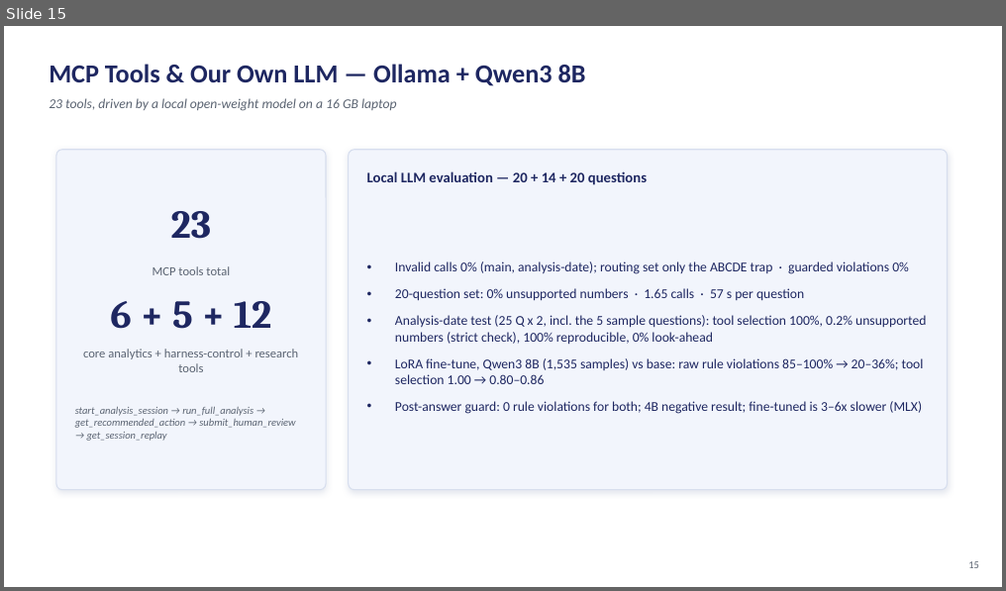
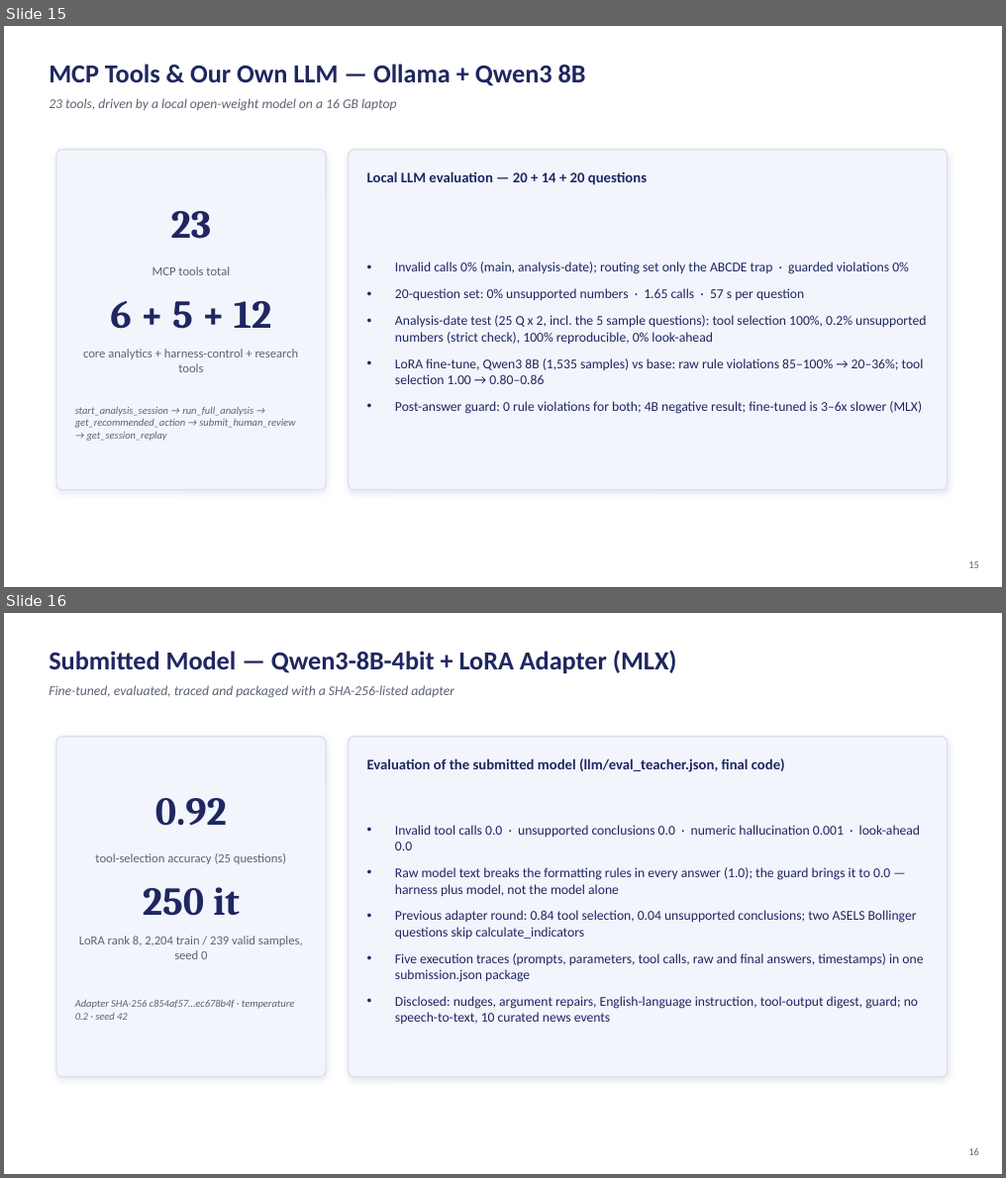
Before and after one commit to altugikiz/bist100-mcp-trader, a slide deck: docs/presentation/BIST100_Harness_Presentation.pptx. Shown one above the other, each under a label of ours: slide 15 before the commit, slides 15 and 16 after it. The pictures are 1006x591 and 1006x1178 pixels, drawn with LibreOffice and Linux fonts; fonts in the diff are those of the drawing. Boxes give left, top, right and bottom in pixels: in the first picture for what was removed or moved away, otherwise in the second. Text is boxed around its words. In the diff, an @@ line names an element or a change of style, - is before the commit and + after.

Commit message:
Submit v2 model: Qwen3-8B-4bit LoRA adapter, execution traces, RAG file, submission builder, updated report and slides

```diff
--- a/docs/presentation/BIST100_Harness_Presentation.pptx
+++ b/docs/presentation/BIST100_Harness_Presentation.pptx
@@ slide 16 added at <box>4,613,1002,1174</box>, background #FFFFFF @@
@@ text added at <box>49,650,677,673</box>, 25 pt, text #1E2761, bold @@
+Submitted Model — Qwen3-8B-4bit + LoRA Adapter (MLX)
@@ text added at <box>49,685,454,698</box>, 13 pt, text #5B6472, italic @@
+Fine-tuned, evaluated, traced and packaged with a SHA-256-listed adapter
@@ rounded rectangle added at <box>56,737,326,1077</box>, fill #F2F5FC, outline #D7DEEE 1 pt @@
@@ rounded rectangle added at <box>349,737,947,1077</box>, fill #F2F5FC, outline #D7DEEE 1 pt @@
@@ text added at <box>367,759,785,772</box>, 14 pt, text #1E2761, bold @@
+Evaluation of the submitted model (llm/eval_teacher.json, final code)
@@ text added at <box>155,798,227,826</box>, 38 pt, text #1E2761, bold @@
+0.92
@@ text added at <box>395,825,923,1024</box>, 13 pt, text #1E2761 @@
+• Invalid tool calls 0.0 · unsupported conclusions 0.0 · numeric hallucination 0.001 · look-ahead 0.0
+• Raw model text breaks the formatting rules in every answer (1.0); the guard brings it to 0.0 — harness plus model, not the model alone
+• Previous adapter round: 0.84 tool selection, 0.04 unsupported conclusions; two ASELS Bollinger questions skip calculate_indicators
+• Five execution traces (prompts, parameters, tool calls, raw and final answers, timestamps) in one submission.json package
+• Disclosed: nudges, argument repairs, English-language instruction, tool-output digest, guard; no speech-to-text, 10 curated news events
@@ text added at <box>95,854,286,864</box>, 12 pt, text #5B6472 @@
+tool-selection accuracy (25 questions)
@@ text added at <box>143,887,240,916</box>, 38 pt, text #1E2761, bold @@
+250 it
@@ text added at <box>79,936,303,959</box>, 12 pt, text #5B6472 @@
+LoRA rank 8, 2,204 train / 239 valid samples, seed 0
@@ text added at <box>75,1000,294,1020</box>, 10 pt, text #5B6472, italic @@
+Adapter SHA-256 c854af57…ec678b4f · temperature 0.2 · seed 42
@@ text added at <box>968,1149,979,1156</box>, 10 pt, text #5B6472 @@
+16
```
Also in this commit, not shown: 3 slides changed, 26 other files.
